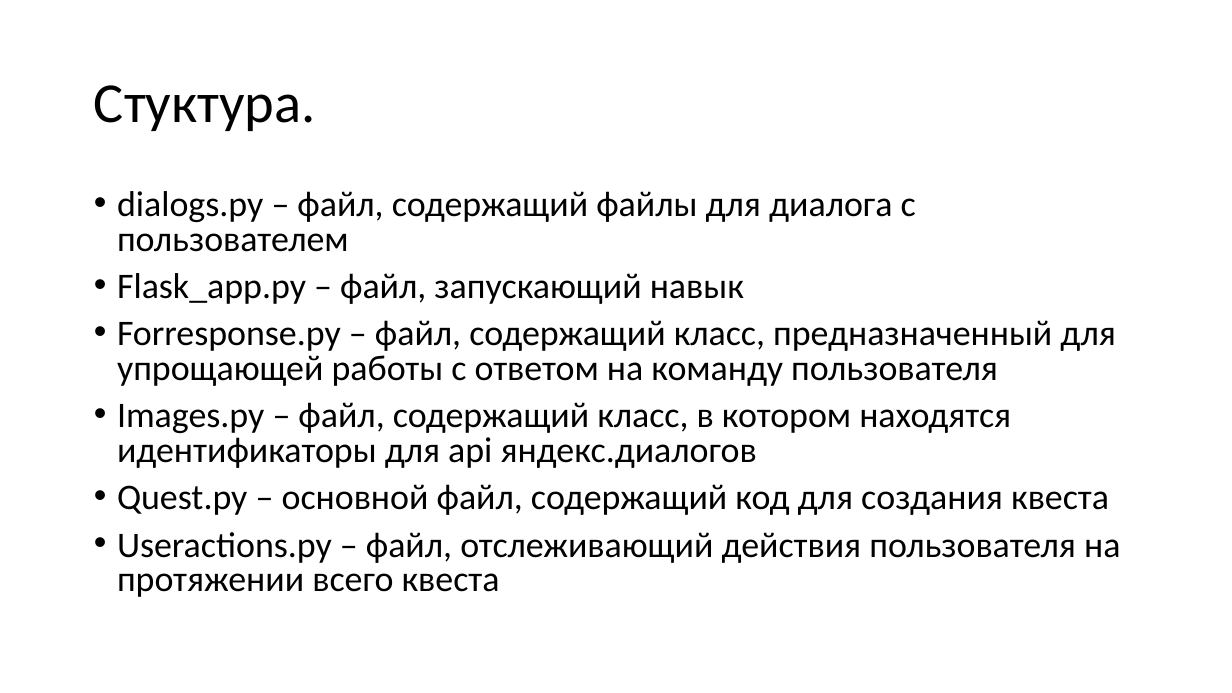
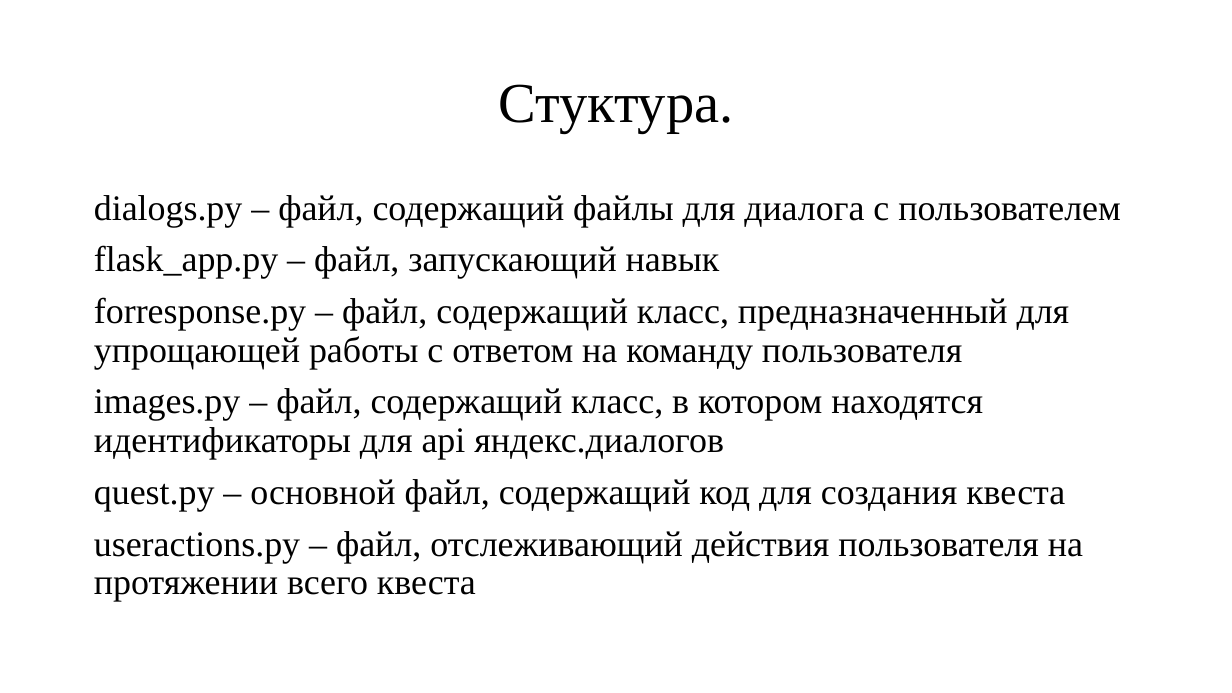
Before and after one commit to Glander13/AliceProject, a slide deck: slide 5 of Квест «Побег из белого дома».pptx (slide 3 before the commit). Drawn at 1232x693 pixels with LibreOffice and Linux fonts; fonts in the diff are those of the drawing. Boxes give left, top, right and bottom in pixels: in the first picture for what was removed or moved away, otherwise in the second. Text is boxed around its words. In the diff, an @@ line names an element or a change of style, - is before the commit and + after.

Commit message:
update dialogs and presentation

```diff
--- a/Квест «Побег из белого дома».pptx
+++ b/Квест «Побег из белого дома».pptx
@@ title "Стуктура." at (498,84,733,133): font Calibri to Times New Roman; alignment left to centre @@
@@ text at (94,195,1121,227): font Calibri to Times New Roman in "dialogs.py – файл, содержащий файлы для диалога ..."; bullet • to none; line spacing 0.8 to 0.9 @@
@@ text at (94,245,1083,602): text changed; font Calibri to Times New Roman @@
-• Flask_app.py – файл, запускающий навык
-• Forresponse.py – файл, содержащий класс, предназначенный для упрощающей работы с ответом на команду пользователя
-• Images.py – файл, содержащий класс, в котором находятся идентификаторы для api яндекс.диалогов
-• Quest.py – основной файл, содержащий код для создания квеста
-• Useractions.py – файл, отслеживающий действия пользователя на протяжении всего квеста
+flask_app.py – файл, запускающий навык
+forresponse.py – файл, содержащий класс, предназначенный для упрощающей работы с ответом на команду пользователя
+images.py – файл, содержащий класс, в котором находятся идентификаторы для api яндекс.диалогов
+quest.py – основной файл, содержащий код для создания квеста
+useractions.py – файл, отслеживающий действия пользователя на протяжении всего квеста
```
Also in this commit, not shown: 3 other slides changed, 3 slides added, 2 other files.
